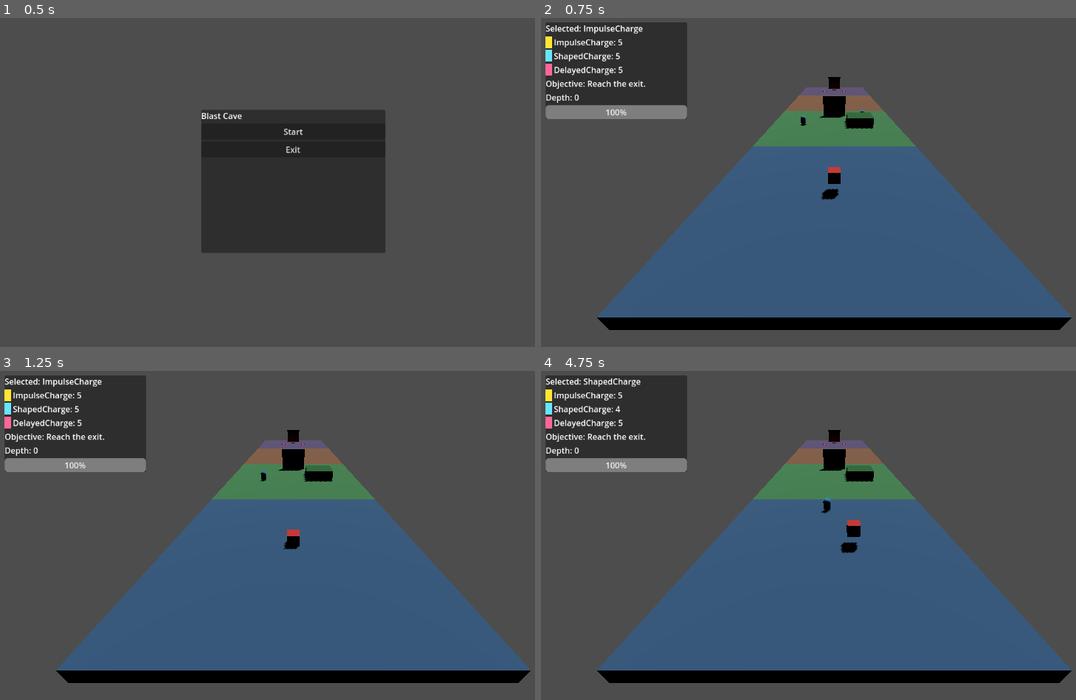
Above: before the commit, frames 1-4 (two rows, left to right).
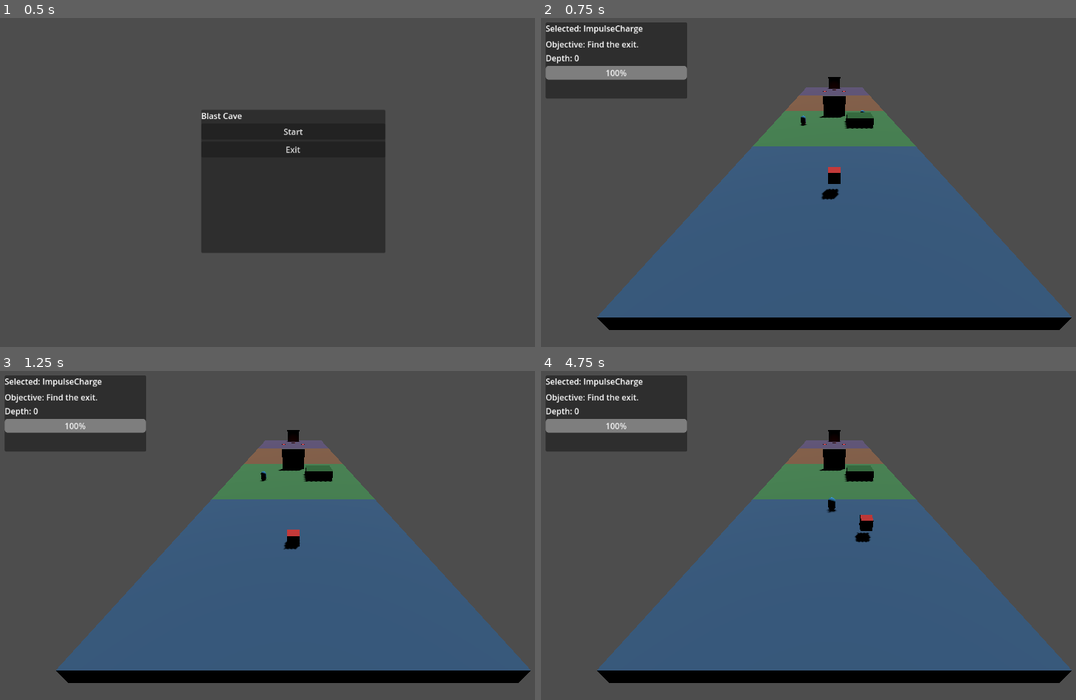
Above: after the commit, the same moments.

Repository: dfrer/BlastCave
Game: Godot game, scene res://scenes/ui/main_menu.tscn
Two runs of this game, one before a commit and one after it. Both use one fixed random seed, a clock stepped at 60 frames per second and the inputs below.
Inputs (mouse positions are in pixels of both pictures, inside the frame that each line leads up to):
- Up to frame 1 (0.5 s): no input
- Up to frame 2 (0.75 s): click "Start" at 0.5 s
- Up to frame 3 (1.25 s): no input
- Up to frame 4 (4.75 s): tap Enter at 1.25, 1.35, 2.3, 2.85, 3.8 s; move the mouse to (963, 519) at 1.27 s; hold D (move_right) 1.28-2.03 s; click (963, 519) at 1.42 s; tap Space (move_jump) at 1.52, 2.27, 3.77, 4.52 s; tap E at 1.55, 2.1, 3.05, 3.6, 4.55 s; move the mouse to (717, 551) at 2.02 s; hold S (move_back) 2.03-2.78 s; move the mouse to (894, 463) at 2.77 s; hold D (move_right) 2.78-3.53 s; move the mouse to (803, 601) at 3.52 s; hold W (move_forward) 3.53-4.28 s; click (803, 601) at 3.67 s; move the mouse to (1011, 584) at 4.27 s; hold A (move_left) from 4.28 s (still down); tap Q at 4.35 s

Frame 1 is identical in both runs. In frame 2, 3.5% of the frame differs, in the area x 0-28%, y 5-31%; in frame 3, 3.5%; in frame 4, 4.1%, in the area x 0-63%, y 2-56%.
Error after the commit: Parse Error: Cannot call non-static function "set_state()" on the class "GameState" directly. Make an instance instead. (res://scripts/core/run_manager.gd:33)

Commit message:
Add game state flow controls

Diff:
--- a/project.godot
+++ b/project.godot
@@ -13,6 +13,10 @@
 config/name="BlastCave"
 run/main_scene="res://scenes/ui/main_menu.tscn"
 config/features=PackedStringArray("4.5", "Forward Plus")
+
+[autoload]
+
+GameState="res://scripts/core/game_flow.gd"
 
 [input]
 
--- /dev/null
+++ b/scripts/core/game_flow.gd
@@ -0,0 +1,22 @@
+extends Node
+class_name GameState
+
+signal state_changed(new_state: int, previous_state: int)
+
+enum State {
+	MENU,
+	RUNNING,
+	SUMMARY,
+}
+
+var current_state: int = State.MENU
+
+func set_state(new_state: int) -> void:
+	if new_state == current_state:
+		return
+	var previous_state = current_state
+	current_state = new_state
+	state_changed.emit(current_state, previous_state)
+
+func is_running() -> bool:
+	return current_state == State.RUNNING
--- a/scripts/core/run_controller.gd
+++ b/scripts/core/run_controller.gd
@@ -36,6 +36,9 @@
 	_update_hud()
 
 func _process(_delta):
+	if not _is_running():
+		trajectory_node.hide_preview()
+		return
 	var mouse_pos = get_viewport().get_mouse_position()
 	var ray_hit = _get_ray_hit(mouse_pos)
 
@@ -47,6 +50,8 @@
 	_check_stuck_condition()
 
 func _input(event):
+	if not _is_running():
+		return
 	if event is InputEventMouseButton:
 		if event.button_index == MOUSE_BUTTON_LEFT and event.pressed:
 			spawn_blast_at_mouse()
@@ -146,3 +151,6 @@
 		return
 	hud.set_selected_type(explosive_types[current_type_index])
 	hud.set_counts(inventory.explosives)
+
+func _is_running() -> bool:
+	return GameState.is_running()
--- a/scripts/core/run_manager.gd
+++ b/scripts/core/run_manager.gd
@@ -30,6 +30,7 @@
 	if roguelike_state:
 		roguelike_state.end_run()
 	print("Run ended.")
+	GameState.set_state(GameState.State.SUMMARY)
 	_return_to_main_menu()
 
 func register_upgrade(upgrade_data: Dictionary) -> void:
--- a/scripts/core/run_start.gd
+++ b/scripts/core/run_start.gd
@@ -26,6 +26,7 @@
 
 func start_run():
 	print("Starting Run with: ", current_selection)
+	GameState.set_state(GameState.State.RUNNING)
 
 	# Find essential nodes in the scene tree
 	var root = get_tree().current_scene
